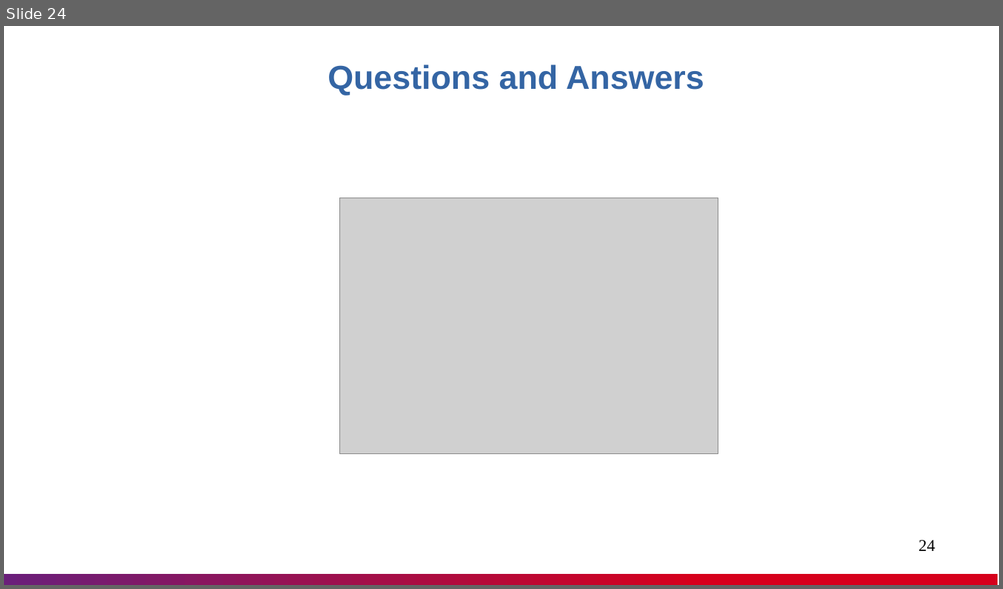
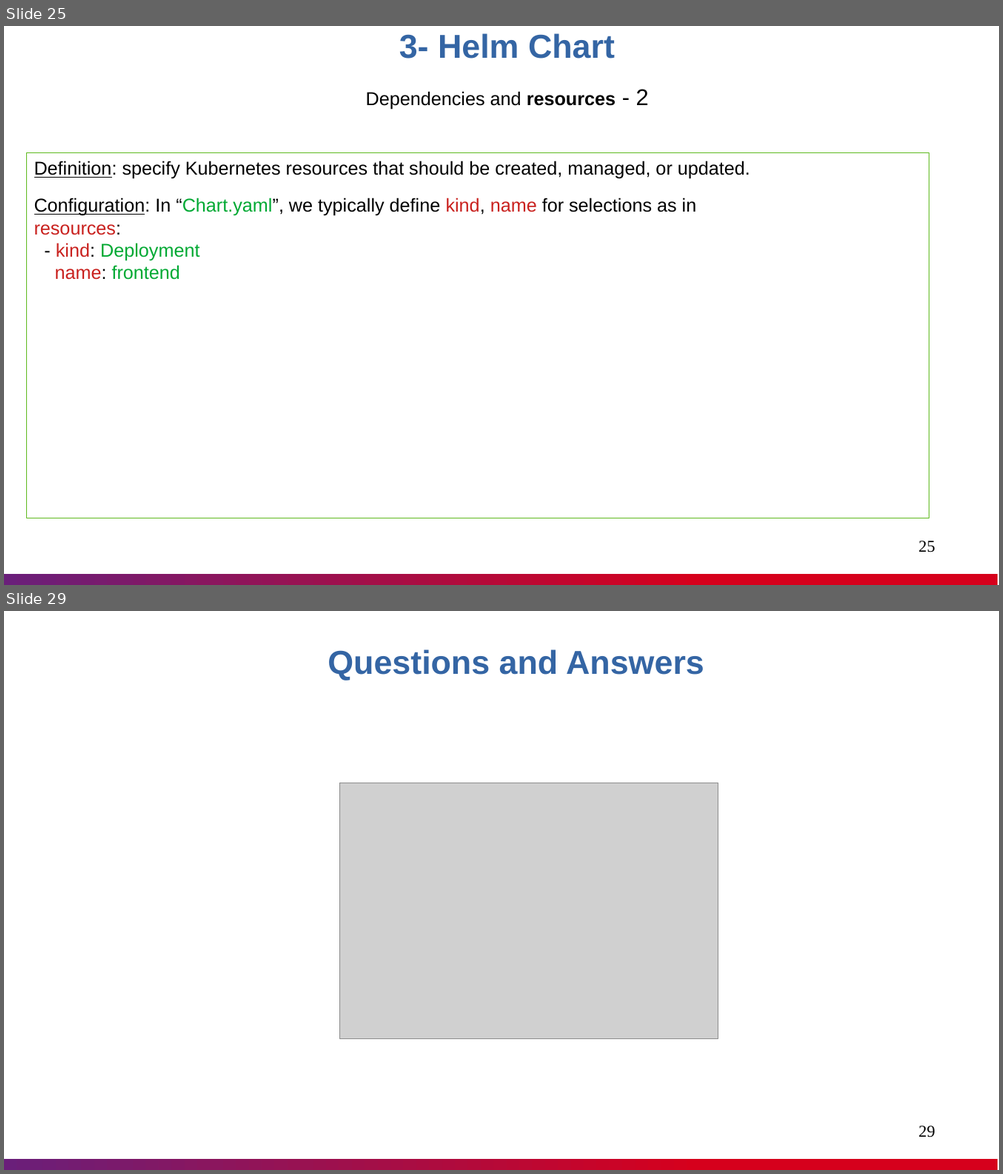
Before and after one commit to nashtech-garage/azure-devops-ci-cd, a slide deck: helm/documents/Helm_Knowledge_Sharing.pptx. Shown one above the other, each under a label of ours: slide 24 before the commit, slides 25 and 29 after it; the slides between them are not shown. The pictures are 1003x589 and 1003x1174 pixels, drawn with LibreOffice and Linux fonts; fonts in the diff are those of the drawing; grey boxes stand for pictures. Boxes give left, top, right and bottom in pixels: in the first picture for what was removed or moved away, otherwise in the second. Text is boxed around its words. In the diff, an @@ line names an element or a change of style, - is before the commit and + after.

Commit message:
Helm: update the presentation fole

```diff
--- a/helm/documents/Helm_Knowledge_Sharing.pptx
+++ b/helm/documents/Helm_Knowledge_Sharing.pptx
@@ slide 25 added at (x1=4, y1=26, x2=999, y2=585), background #FFFFFF; not listed: 1 template element that a slide beside it also shows @@
@@ text added at (x1=366, y1=33, x2=649, y2=109), 18 pt, text #000000, bold @@
+3- Helm Chart
+Dependencies and resources - 2
@@ rectangle added at (x1=26, y1=153, x2=929, y2=518), outline #5EB91E 0.51 pt, 18 pt, text #000000 @@
+Definition: specify Kubernetes resources that should be created, managed, or updated.
+Configuration: In “Chart.yaml”, we typically define kind, name for selections as in
+resources:
+- kind: Deployment
+name: frontend
@@ page number added at (x1=918, y1=541, x2=934, y2=553), 16 pt, text #000000 @@
+25
@@ what was slide 24 is now slide 29 @@
@@ page number at (x1=918, y1=1126, x2=934, y2=1138): text changed @@
-24
+29
```
Also in this commit, not shown: 16 slides changed, 5 other slides added, 1 slide removed.
